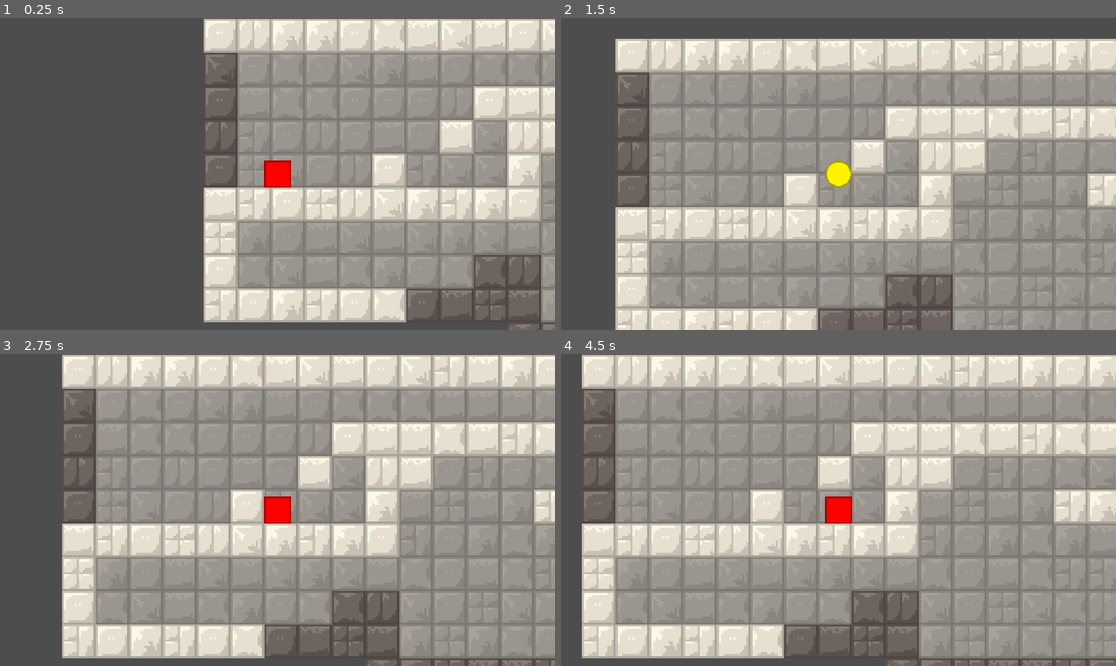
Above: before the commit, frames 1-4 (two rows, left to right).
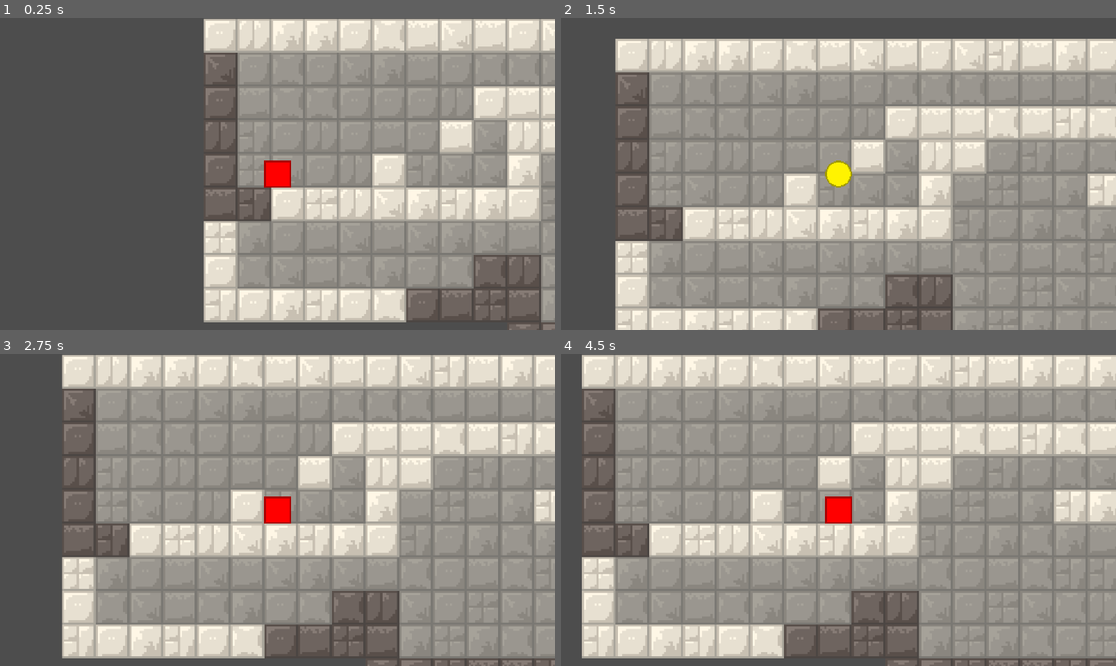
Above: after the commit, the same moments.

Repository: micah-wehrle/gwj-77-fitting-in
Game: Godot game, scene res://Scenes/level.tscn
The game is run twice, just before and just after one commit, with the same random seed, the same clock (stepped at 60 frames per second) and the same inputs.
Inputs:
- Up to frame 1 (0.25 s): no input
- Up to frame 2 (1.5 s): tap Enter at 0.5 s; hold Right (right) from 0.53 s (still down); tap Tab (tab) at 0.6, 1.35 s; tap Space (jump) at 0.77 s
- Up to frame 3 (2.75 s): tap Space (jump) at 1.52 s; release Right (right) at 2.03 s; hold Left (left) from 2.03 s (still down); tap Tab (tab) at 2.1 s
- Up to frame 4 (4.5 s): tap Space (jump) at 2.75, 3.02, 3.77 s; release Left (left) at 2.78 s; hold Right (right) 2.78-4.28 s; tap Tab (tab) at 2.85, 3.6, 4.35 s; tap Enter at 4.25 s; hold Left (left) from 4.28 s (still down)

The runs differ from the first frame. In frame 1, 1.3% of the frame differs, in the area x 36-49%, y 54-66%; in frame 2, 1.3%, in the area x 9-23%, y 60-72%; in frame 3, 1.3%; in frame 4, 1.3%.

Commit message:
Added ability blocking and tile flash

Diff:
--- a/Scenes/player.tscn
+++ b/Scenes/player.tscn
@@ -63,7 +63,7 @@
 
 [node name="CollisionShape2D" type="CollisionShape2D" parent="FloorDetector"]
 position = Vector2(0, 42)
-scale = Vector2(1.44, 1)
+scale = Vector2(1.14168, 1)
 shape = SubResource("RectangleShape2D_mi0yr")
 
 [node name="CeilingDetector" type="Area2D" parent="."]
--- a/Scenes/tile.tscn
+++ b/Scenes/tile.tscn
@@ -17,7 +17,10 @@
 [node name="CollisionShape2D" type="CollisionShape2D" parent="TileRigidBody2D"]
 shape = SubResource("RectangleShape2D_yfjks")
 
-[node name="TileSprite" type="Sprite2D" parent="."]
+[node name="TileSpriteHolder" type="Node2D" parent="."]
+unique_name_in_owner = true
+
+[node name="TileSprite" type="Sprite2D" parent="TileSpriteHolder"]
 unique_name_in_owner = true
 texture_filter = 1
 scale = Vector2(6.25, 6.25)
--- a/Scripts/level.gd
+++ b/Scripts/level.gd
@@ -16,7 +16,7 @@
 200000001111111111001
 200000010110000000001
 20p001000100001110001
-111111111100000000001
+221111111100000000001
 100000000000000000001
 100000002200000000001
 111111222200000000001
--- a/Scripts/player.gd
+++ b/Scripts/player.gd
@@ -3,6 +3,8 @@
 const tile_size = 100;
 const SPEED = 500.0
 const JUMP_VELOCITY = -700.0
+
+const BOUNCE_DAMP = 0.5;
 
 # Get the gravity from the project settings to be synced with RigidBody nodes.
 var gravity = ProjectSettings.get_setting("physics/2d/default_gravity")*1.8;
@@ -11,7 +13,7 @@
 @onready var player_sprite = %PlayerSprite1;
 @onready var left_wall_detector = %LeftWallDetector;
 @onready var right_wall_detector = %RightWallDetector;
-@onready var floor_detector = %RFloorDetector;
+@onready var floor_detector = %FloorDetector;
 @onready var ceiling_detector = %CeilingDetector;
 
 var cur_shape = 0;
@@ -51,10 +53,19 @@
 		if !is_on_floor():
 			last_y_vel = velocity.y;
 		elif last_y_vel != 0:
+
 			if abs(last_y_vel) > abs(JUMP_VELOCITY*1.5):
 				velocity.y = -last_y_vel;
 				if Input.is_action_pressed("down"):
-					velocity.y *= 0.5;
+					velocity.y *= BOUNCE_DAMP;
+				else:
+					var unclean_surfaces_result = get_unclean_surfaces();
+					if unclean_surfaces_result.size() > 0:
+						for body in unclean_surfaces_result:
+							body.flash_tile();
+						velocity.y *= BOUNCE_DAMP;
+			elif abs(last_y_vel) > abs(JUMP_VELOCITY*1.25):
+				velocity.y = -last_y_vel*BOUNCE_DAMP;
 			last_y_vel = 0;
 
 	move_and_slide()
@@ -65,7 +76,13 @@
 
 	if shape_id_as_str[cur_shape] == 'triangle' and (Input.is_action_just_pressed("up") or (Input.is_action_just_pressed("down") and is_on_ceiling())):
 		if (is_on_floor() and !is_gravity_inverted) or (is_on_ceiling() and is_gravity_inverted):
-			invert_gravity();
+			# this needs to be smarter to prevent hanging off the edge
+			var unclean_surfaces_result = get_unclean_surfaces();
+			if unclean_surfaces_result.size() > 0:
+				for body in unclean_surfaces_result:
+					body.flash_tile();
+			else:
+				invert_gravity();
 
 	if shape_id_as_str[cur_shape] == 'circle' and Input.is_action_pressed("up"):
 		if Input.is_action_pressed("right"):
@@ -101,12 +118,13 @@
 	else:
 		return ceiling_detector.get_overlapping_bodies();
 
-func is_on_clean_surface():
+func get_unclean_surfaces():
+	var unclean_surfaces = [];
 	for body in get_standing_surfaces():
 		if 'tile_id' in body.get_parent():
 			if body.get_parent().tile_id == 2:
-				return body.get_parent();
-	return true;
+				unclean_surfaces.push_back(body.get_parent());
+	return unclean_surfaces;
 
 func invert_gravity():
 	is_gravity_inverted = !is_gravity_inverted;
--- a/Scripts/tile.gd
+++ b/Scripts/tile.gd
@@ -4,8 +4,11 @@
 
 var tile_id = -1;
 
+var flashing = false;
+
 @onready var tile_sprite = %TileSprite;
 @onready var tile_body = %TileRigidBody2D;
+@onready var tile_sprite_holder = %TileSpriteHolder;
 
 # Called when the node enters the scene tree for the first time.
 func _ready():
@@ -14,7 +17,15 @@
 
 # Called every frame. 'delta' is the elapsed time since the previous frame.
 func _process(delta):
-	pass
+	if flashing:
+		var sprite_scale = tile_sprite_holder.scale;
+		if sprite_scale.x > 1.0:
+			sprite_scale.x -= 0.8*delta;
+			sprite_scale.y -= 0.8*delta;
+			tile_sprite_holder.scale = sprite_scale;
+		else:
+			flashing = false;
+			tile_sprite_holder.scale = Vector2(1.0, 1.0);
 
 func set_type(type_id):
 	tile_id = int(type_id);
@@ -29,3 +40,7 @@
 	#tile_body.set_process( !self.is_background );
 	if (is_bg):
 		tile_body.queue_free();
+
+func flash_tile():
+	flashing = true;
+	tile_sprite_holder.scale = Vector2(1.3, 1.3);
